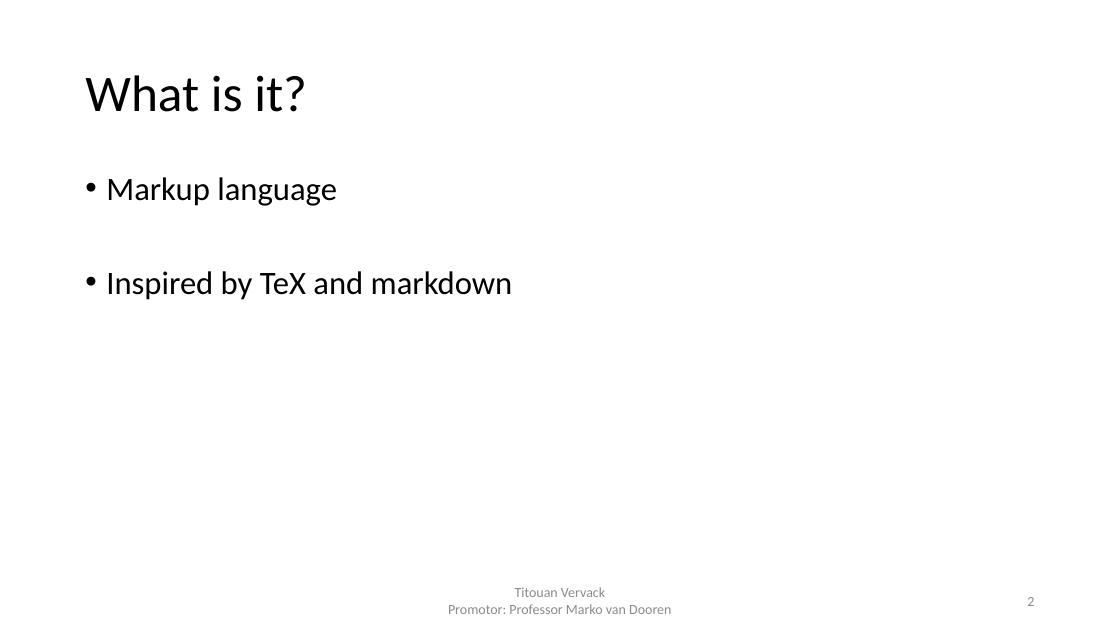
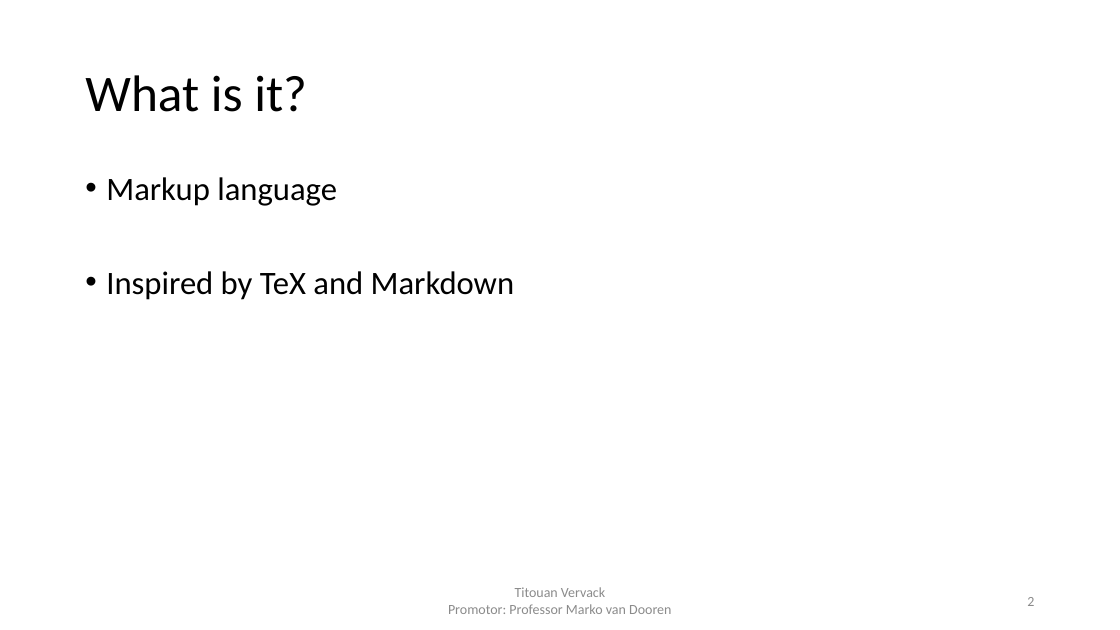
Before and after one commit to FlashYoshi/neio, a slide deck: slide 2 of presentation/Intermediate Presentation.pptx. Drawn at 1120x630 pixels with LibreOffice and Linux fonts; fonts in the diff are those of the drawing. Boxes give left, top, right and bottom in pixels: in the first picture for what was removed or moved away, otherwise in the second. Text is boxed around its words. In the diff, an @@ line names an element or a change of style, - is before the commit and + after.

Commit message:
Last changes to presentation

```diff
--- a/presentation/Intermediate Presentation.pptx
+++ b/presentation/Intermediate Presentation.pptx
@@ text at <box>106,271,515,300</box>: text changed @@
-• Inspired by TeX and markdown
+• Inspired by TeX and Markdown
```
Also in this commit, not shown: 3 other slides changed, 1 other file.
